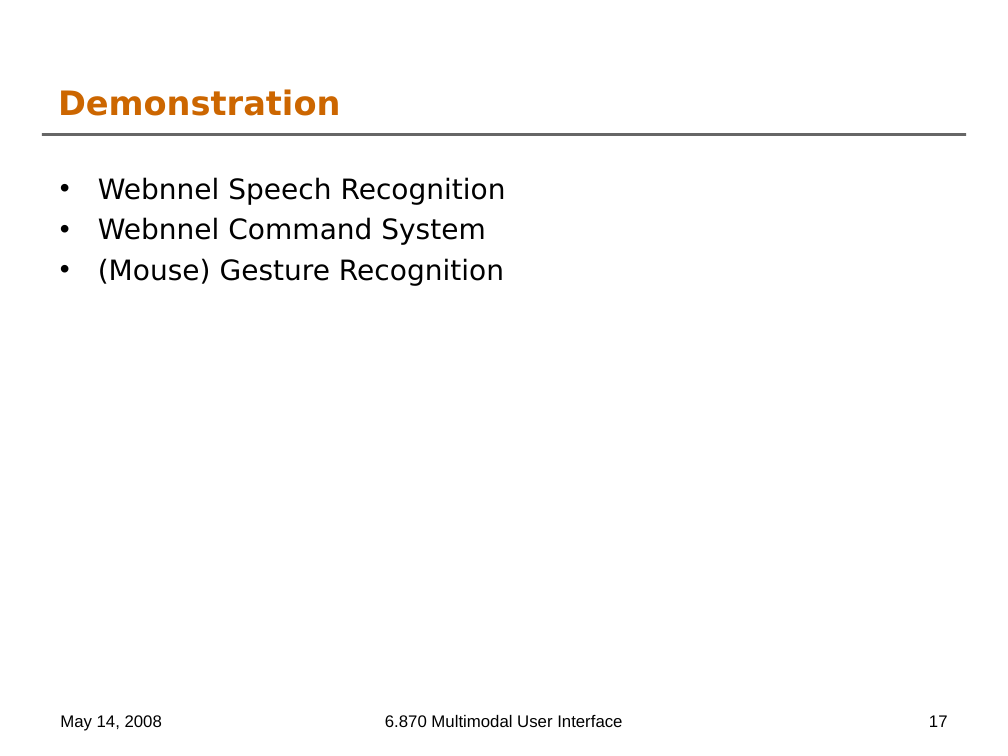
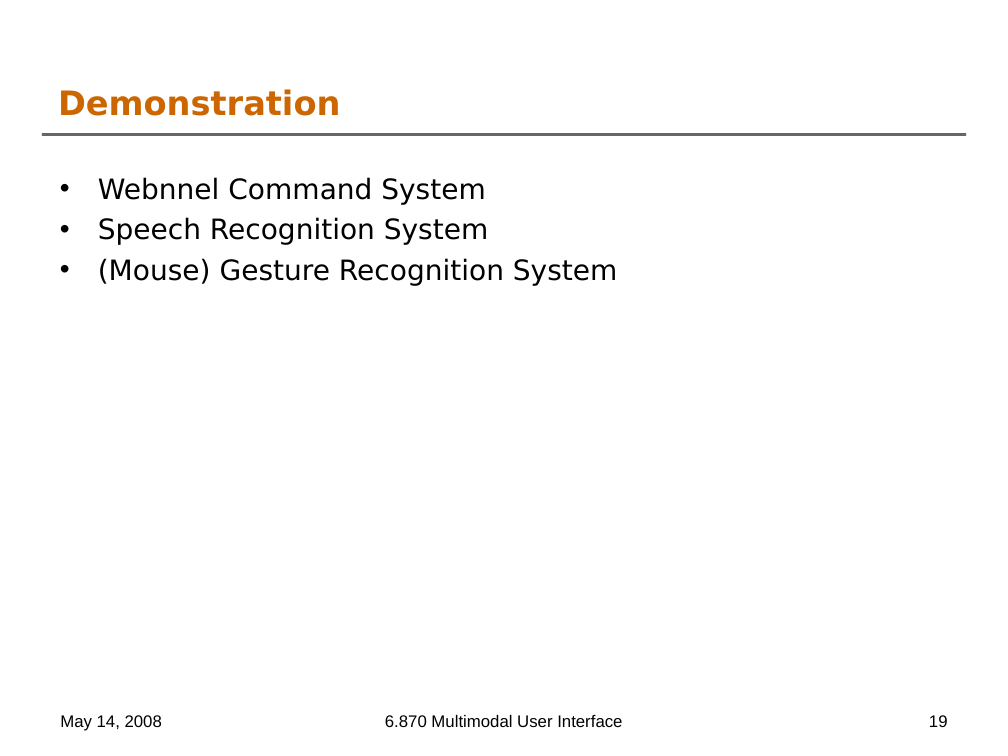
Before and after one commit to oshanis/webnnel, a slide deck: slide 19 of docs/6.870 Final Project Presentation.ppt (slide 17 before the commit). Drawn at 1008x756 pixels with LibreOffice and Linux fonts; fonts in the diff are those of the drawing; background and template pictures are left out. Boxes give left, top, right and bottom in pixels: in the first picture for what was removed or moved away, otherwise in the second. Text is boxed around its words. In the diff, an @@ line names an element or a change of style, - is before the commit and + after.

```diff
--- a/docs/6.870 Final Project Presentation.ppt
+++ b/docs/6.870 Final Project Presentation.ppt
@@ text at (98, 177, 506, 205): paragraph removed @@
-• Webnnel Speech Recognition
@@ text at (98, 217, 618, 286): text changed @@
-• (Mouse) Gesture Recognition
+• Speech Recognition System
+• (Mouse) Gesture Recognition System
@@ page number at (929, 715, 948, 727): text changed @@
-17
+19
```
Also in this commit, not shown: 10 other slides changed, 4 slides added.
